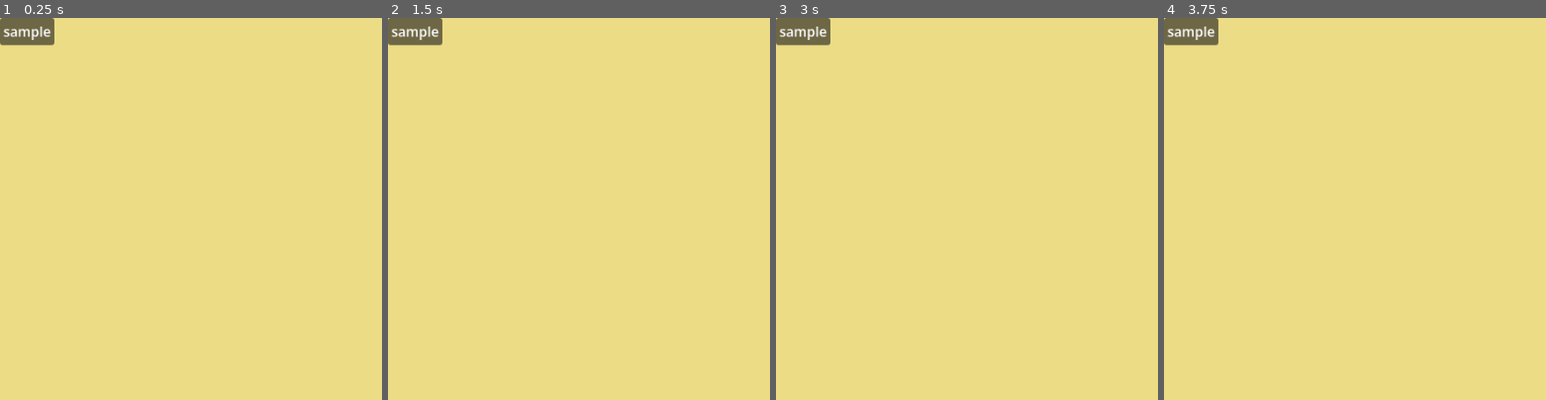
Above: before the commit, frames 1-4 (left to right).
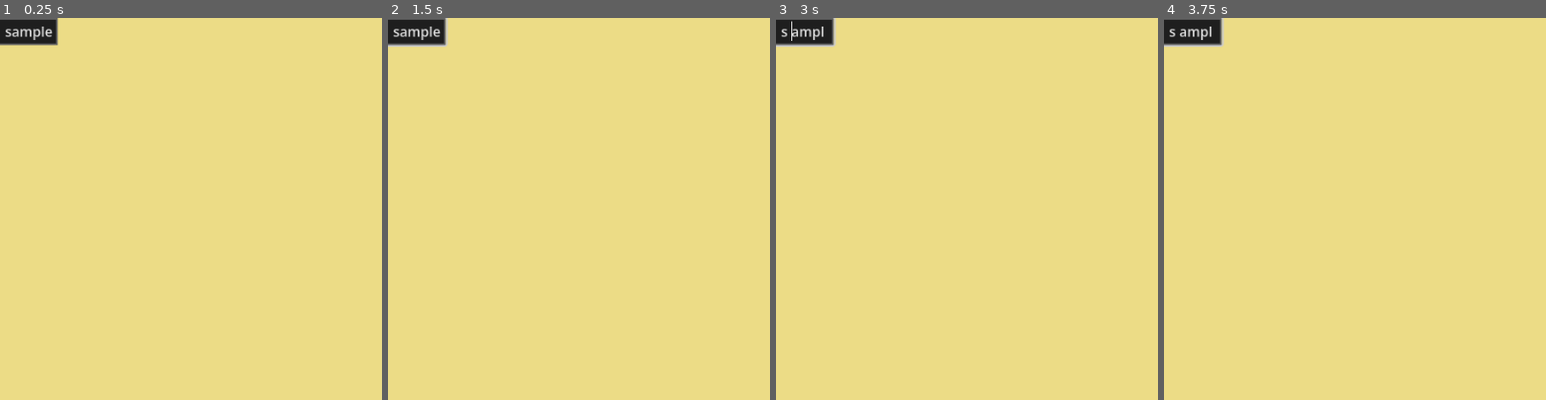
Above: after the commit, the same moments.

Repository: AlexHoratio/nextflow_gui
Game: Godot game, scene res://Prefabs/cell.tscn
The game is run twice, just before and just after one commit, with the same random seed, the same clock (stepped at 60 frames per second) and the same inputs. This scene is started directly instead of the project's main scene.
Inputs (mouse positions are % of the whole screen's width and height, from its top left):
- Up to frame 1 (0.25 s): no input
- Up to frame 2 (1.5 s): tap Enter at 0.5 s; move the mouse to (72, 45) at 0.52 s; hold Right 0.53-1.25 s; click (72, 45) at 0.67 s; tap Space at 0.77, 1.25 s; drag from (30, 55) to (45, 70) at 1.27 s
- Up to frame 3 (3 s): tap Enter at 2 s; move the mouse to (60, 28) at 2.02 s; hold Right 2.03-2.75 s; tap Space at 2.75 s; drag from (45, 70) to (20, 35) at 2.77 s
- Up to frame 4 (3.75 s): tap Enter at 3.5 s; move the mouse to (80, 65) at 3.52 s; hold A from 3.53 s (still down)
The pictures show only the part of the screen within x 0-50%, y 0-50%; the shares and areas given below are measured in that part.

The runs differ from the first frame. In frame 1, 1.1% of the frame differs, in the area x 0-16%, y 0-8%; in frame 2, 1.2%; in frame 3, 1.2%; in frame 4, 1.2%.

Commit message:
editable/better samplesheet

Diff:
--- a/Prefabs/cell.gd
+++ b/Prefabs/cell.gd
@@ -1,6 +1,9 @@
 extends Control
 
+signal edited
+
 var ideal_width = 0
+var editable = true
 
 func _ready() -> void:
 	update_ideal_width()
@@ -14,3 +17,13 @@
 
 func get_ideal_width() -> float:
 	return $Panel/Label.get_theme_font("font").get_string_size($Panel/Label.text).x + 16
+
+func set_editable(e) -> void:
+	editable = e
+	$Panel/Label.editable = editable
+
+func get_data() -> String:
+	return $Panel/Label.text
+
+func _on_label_text_changed(new_text):
+	emit_signal("edited")
--- a/Prefabs/cell.tscn
+++ b/Prefabs/cell.tscn
@@ -1,6 +1,27 @@
 [gd_scene format=3 uid="uid://dnbt8avkhlowv"]
 
 [ext_resource type="Script" uid="uid://b2o3bpevoyev" path="res://Prefabs/cell.gd" id="1_waxaa"]
+
+[sub_resource type="FontVariation" id="FontVariation_waxaa"]
+
+[sub_resource type="StyleBoxFlat" id="StyleBoxFlat_173wb"]
+content_margin_left = 10.0
+bg_color = Color(0.11858138, 0.11858139, 0.11858132, 1)
+border_width_left = 2
+border_width_top = 2
+border_width_right = 2
+border_width_bottom = 2
+border_color = Color(0.3854925, 0.38549247, 0.38549247, 1)
+
+[sub_resource type="StyleBoxFlat" id="StyleBoxFlat_waxaa"]
+content_margin_left = 10.0
+bg_color = Color(0, 0, 0, 1)
+
+[sub_resource type="Theme" id="Theme_waxaa"]
+LineEdit/colors/font_uneditable_color = Color(1, 1, 1, 1)
+LineEdit/fonts/font = SubResource("FontVariation_waxaa")
+LineEdit/styles/normal = SubResource("StyleBoxFlat_173wb")
+LineEdit/styles/read_only = SubResource("StyleBoxFlat_waxaa")
 
 [node name="cell" type="Control" unique_id=1595927326]
 custom_minimum_size = Vector2(64, 32)
@@ -11,6 +32,7 @@
 metadata/_smooth_scroll_default_mouse_filter_set = true
 
 [node name="Panel" type="Panel" parent="." unique_id=1274659960]
+self_modulate = Color(1, 1, 1, 0)
 custom_minimum_size = Vector2(64, 0)
 layout_mode = 1
 anchors_preset = 15
@@ -21,15 +43,18 @@
 mouse_filter = 1
 metadata/_smooth_scroll_default_mouse_filter_set = true
 
-[node name="Label" type="Label" parent="Panel" unique_id=1590480566]
+[node name="Label" type="LineEdit" parent="Panel" unique_id=875344331]
 layout_mode = 1
 anchors_preset = 15
 anchor_right = 1.0
 anchor_bottom = 1.0
+offset_left = -2.25
+offset_right = 2.25
 grow_horizontal = 2
 grow_vertical = 2
 mouse_filter = 1
+theme = SubResource("Theme_waxaa")
 text = "sample"
-horizontal_alignment = 1
-vertical_alignment = 1
 metadata/_smooth_scroll_default_mouse_filter_set = true
+
+[connection signal="text_changed" from="Panel/Label" to="." method="_on_label_text_changed"]
--- a/Scenes/input.gd
+++ b/Scenes/input.gd
@@ -6,6 +6,17 @@
 	pass
 
 func generate_samplesheet() -> void:
+
+	var samplesheet_data_from_gui = []
+	for row in $files/SmoothScrollContainer/table.get_children():
+		var row_data = []
+		for cell in row.get_children():
+			row_data.append(cell.get_data())
+
+		samplesheet_data_from_gui.append(row_data)
+
+	samplesheet_data = samplesheet_data_from_gui
+
 	var samplesheet_file = FileAccess.open("user://samplesheet.csv", FileAccess.WRITE)
 
 	var samplesheet_text = ""
--- a/Scenes/main_screen.gd
+++ b/Scenes/main_screen.gd
@@ -47,4 +47,5 @@
 	dialog.popup_centered_ratio()
 
 func _on_ready_pressed():
-	pass # Replace with function body.
+	var window = Window.new()
+	add_child(window)
--- a/Scenes/main_screen.tscn
+++ b/Scenes/main_screen.tscn
@@ -170,11 +170,13 @@
 script = ExtResource("2_y1wm0")
 wheel_scroll_damper = SubResource("Resource_057lb")
 dragging_scroll_damper = SubResource("Resource_6xyvr")
+allow_overdragging = false
 metadata/_custom_type_script = "uid://bgqglerkcylxx"
 metadata/_smooth_scroll_default_mouse_filter_set = true
 
 [node name="table" type="VBoxContainer" parent="CanvasLayer/body/w/VBoxContainer/input/files/SmoothScrollContainer" unique_id=1956977444]
 layout_mode = 2
+theme_override_constants/separation = 0
 script = ExtResource("5_salsw")
 metadata/_smooth_scroll_default_mouse_filter_set = true
 
--- a/Scenes/row.gd
+++ b/Scenes/row.gd
@@ -1,5 +1,8 @@
 extends HBoxContainer
 
+signal cell_edited
+
+var is_header = false
 var cell_text = ["sample", "fasta"]
 
 func _ready() -> void:
@@ -12,6 +15,8 @@
 	for cell in get_children():
 		cell.get_node("Panel/Label").text = cell_text[cell.get_index()]
 
+		cell.set_editable(!is_header)
+
 func set_cell_data(data) -> void:
 	for child in get_children():
 		child.queue_free()
@@ -20,6 +25,7 @@
 	for cell_data in data:
 		var new_cell = load("res://Prefabs/cell.tscn").instantiate()
 		new_cell.set_data(cell_data)
+		new_cell.edited.connect(edited)
 		add_child(new_cell)
 
 func get_ideal_width_per_cell() -> Dictionary:
@@ -28,3 +34,6 @@
 		ideal_widths[cell.get_index()] = cell.get_ideal_width()
 
 	return ideal_widths
+
+func edited() -> void:
+	emit_signal("cell_edited")
--- a/Scenes/table.gd
+++ b/Scenes/table.gd
@@ -33,13 +33,33 @@
 		for cell in row.get_children():
 			cell.custom_minimum_size.x = ideal_col_widths[cell.get_index()]
 
+	var total_width = 0
+	for width in ideal_col_widths.values():
+		total_width += width
+
+	if total_width < get_parent().size.x:
+		var extra_to_last_cell = get_parent().size.x - total_width
+
+		for row in get_children():
+			row.get_child(row.get_children().size() - 1).custom_minimum_size.x += extra_to_last_cell
+
 func set_data(data) -> void:
 	for child in get_children():
 		child.queue_free()
 
+	var row_id = 0
 	for row in data:
 		var new_row = load("res://Prefabs/row.tscn").instantiate()
 		new_row.set_cell_data(row)
+		new_row.is_header = row_id == 0
+		new_row.cell_edited.connect(cell_edited)
 		add_child(new_row)
 
+		row_id += 1
+
 	update_col_widths_to_ideal()
+
+func cell_edited() -> void:
+	update_col_widths_to_ideal()
+
+	get_parent().get_parent().get_parent().generate_samplesheet()
--- a/project.godot
+++ b/project.godot
@@ -22,6 +22,7 @@
 window/size/viewport_height=900
 window/size/resizable=false
 window/size/borderless=true
+window/subwindows/embed_subwindows=false
 
 [editor_plugins]
 
